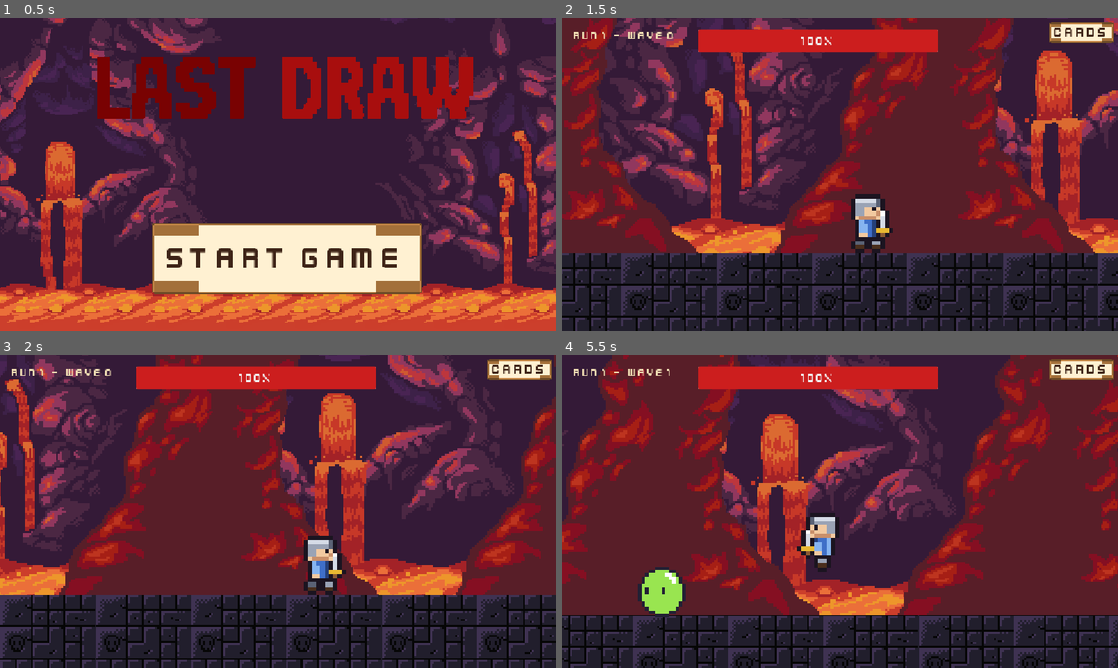
Above: before the commit, frames 1-4 (two rows, left to right).
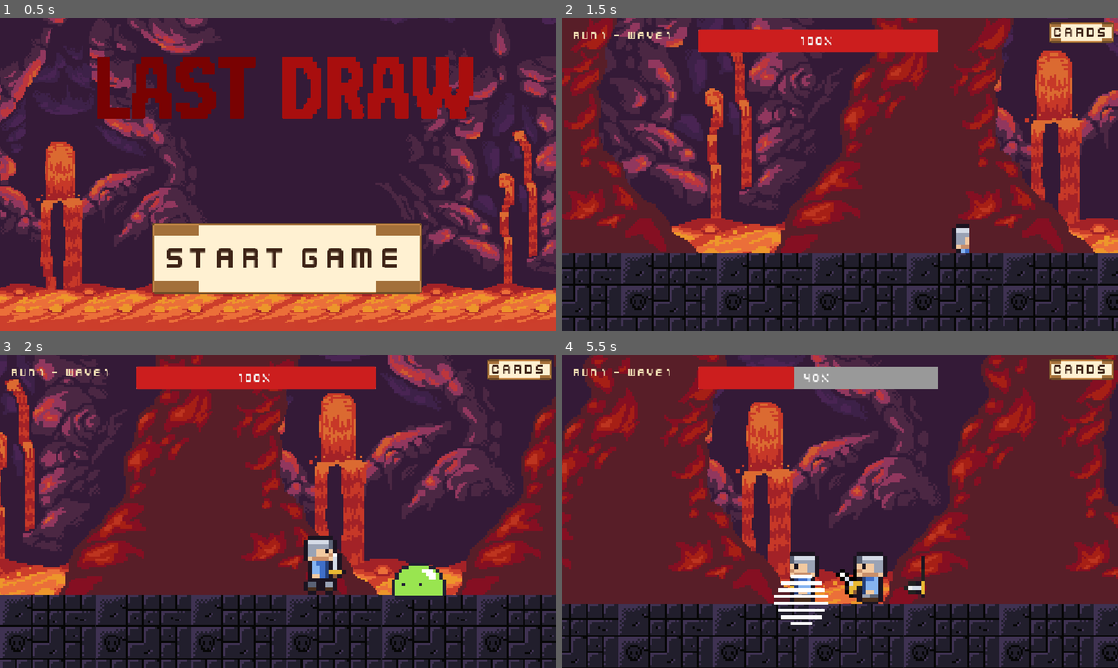
Above: after the commit, the same moments.

Repository: BillNyeFan123-creator/rebound
Game: Godot game, scene res://start_screen.tscn
The game is run twice, just before and just after one commit, with the same random seed, the same clock (stepped at 60 frames per second) and the same inputs.
Inputs (mouse positions are in pixels of both pictures, inside the frame that each line leads up to):
- Up to frame 1 (0.5 s): no input
- Up to frame 2 (1.5 s): click "Start Game" at 0.5 s; move the mouse to (962, 158) at 1.27 s; hold D (move_right) from 1.28 s (still down); tap X (attack) at 1.35 s
- Up to frame 3 (2 s): keep holding D (move_right); tap W (jump) at 1.52 s; tap Shift (dash) at 1.55 s
- Up to frame 4 (5.5 s): move the mouse to (728, 527) at 2.02 s; tap Shift (dash) at 2.1, 3.05, 3.6, 4.55, 5.1 s; tap W (jump) at 2.27, 3.77, 4.52, 5.27 s; tap X (attack) at 2.3, 2.85, 3.8, 4.35, 5.3 s; move the mouse to (895, 442) at 2.77 s; release D (move_right) at 2.78 s; hold A (move_left) 2.78-3.53 s; move the mouse to (812, 574) at 3.52 s; hold D (move_right) 3.53-5.03 s; move the mouse to (1006, 558) at 4.27 s; move the mouse to (673, 464) at 5.02 s; hold A (move_left) from 5.03 s (still down)

Frame 1 is identical in both runs. In frame 2, 1.4% of the frame differs, in the area x 18-74%, y 4-76%; in frame 3, 0.9%; in frame 4, 46%, in the area x 0-100%, y 0-100%.
Error after the commit: Parse Error: Unexpected identifier "s" in class body. (res://scripts/cardSystem/ui/CardPickUI.gd:25)

Commit message:
Knight attack animations wired: swing plays on attack, direction-aware

Diff:
--- a/scenes/player/sprite_knight.tscn
+++ b/scenes/player/sprite_knight.tscn
@@ -10,6 +10,56 @@
 [ext_resource type="Texture2D" uid="uid://dh7u6cb1j2pyc" path="res://assets/Player/Knight/walking anim/left/knight_walk_left_1.png" id="8_wl1"]
 [ext_resource type="Texture2D" uid="uid://dvqi5a2sg6qbt" path="res://assets/Player/Knight/walking anim/left/knight_walk_left_2.png" id="9_wl2"]
 [ext_resource type="Texture2D" uid="uid://copc0qqi1rbf1" path="res://assets/Player/Knight/walking anim/left/knight_walk_left_3.png" id="10_wl3"]
+[ext_resource type="Texture2D" path="res://assets/Player/Knight/attack anim/right/knightattackright.png" id="11_ar"]
+[ext_resource type="Texture2D" path="res://assets/Player/Knight/attack anim/left/knightattackleft.png" id="12_al"]
+
+[sub_resource type="AtlasTexture" id="at_ar_0"]
+atlas = ExtResource("11_ar")
+region = Rect2(0, 0, 32, 32)
+
+[sub_resource type="AtlasTexture" id="at_ar_1"]
+atlas = ExtResource("11_ar")
+region = Rect2(32, 0, 32, 32)
+
+[sub_resource type="AtlasTexture" id="at_ar_2"]
+atlas = ExtResource("11_ar")
+region = Rect2(64, 0, 32, 32)
+
+[sub_resource type="AtlasTexture" id="at_ar_3"]
+atlas = ExtResource("11_ar")
+region = Rect2(96, 0, 32, 32)
+
+[sub_resource type="AtlasTexture" id="at_ar_4"]
+atlas = ExtResource("11_ar")
+region = Rect2(128, 0, 32, 32)
+
+[sub_resource type="AtlasTexture" id="at_ar_5"]
+atlas = ExtResource("11_ar")
+region = Rect2(160, 0, 32, 32)
+
+[sub_resource type="AtlasTexture" id="at_al_0"]
+atlas = ExtResource("12_al")
+region = Rect2(0, 0, 32, 32)
+
+[sub_resource type="AtlasTexture" id="at_al_1"]
+atlas = ExtResource("12_al")
+region = Rect2(32, 0, 32, 32)
+
+[sub_resource type="AtlasTexture" id="at_al_2"]
+atlas = ExtResource("12_al")
+region = Rect2(64, 0, 32, 32)
+
+[sub_resource type="AtlasTexture" id="at_al_3"]
+atlas = ExtResource("12_al")
+region = Rect2(96, 0, 32, 32)
+
+[sub_resource type="AtlasTexture" id="at_al_4"]
+atlas = ExtResource("12_al")
+region = Rect2(128, 0, 32, 32)
+
+[sub_resource type="AtlasTexture" id="at_al_5"]
+atlas = ExtResource("12_al")
+region = Rect2(160, 0, 32, 32)
 
 [sub_resource type="SpriteFrames" id="SpriteFrames_vrxvm"]
 animations = [{
@@ -57,6 +107,52 @@
 "loop": 1,
 "name": &"knight walk right",
 "speed": 8.0
+}, {
+"frames": [{
+"duration": 1.0,
+"texture": SubResource("at_ar_0")
+}, {
+"duration": 1.0,
+"texture": SubResource("at_ar_1")
+}, {
+"duration": 1.0,
+"texture": SubResource("at_ar_2")
+}, {
+"duration": 1.0,
+"texture": SubResource("at_ar_3")
+}, {
+"duration": 1.0,
+"texture": SubResource("at_ar_4")
+}, {
+"duration": 1.0,
+"texture": SubResource("at_ar_5")
+}],
+"loop": 0,
+"name": &"knight attack right",
+"speed": 14.0
+}, {
+"frames": [{
+"duration": 1.0,
+"texture": SubResource("at_al_0")
+}, {
+"duration": 1.0,
+"texture": SubResource("at_al_1")
+}, {
+"duration": 1.0,
+"texture": SubResource("at_al_2")
+}, {
+"duration": 1.0,
+"texture": SubResource("at_al_3")
+}, {
+"duration": 1.0,
+"texture": SubResource("at_al_4")
+}, {
+"duration": 1.0,
+"texture": SubResource("at_al_5")
+}],
+"loop": 0,
+"name": &"knight attack left",
+"speed": 14.0
 }]
 
 [node name="SpriteKnight" type="AnimatedSprite2D" unique_id=1973205071]
--- a/scripts/SpriteKnightAnimanager.gd
+++ b/scripts/SpriteKnightAnimanager.gd
@@ -1,27 +1,49 @@
 extends AnimatedSprite2D
 # Drives the knight's animations from the player's state:
-# idle <-> walk (uses the matching left/right art), plus a squash-stretch
-# dash pose since there is no dedicated dash art yet.
+# idle <-> walk (matching left/right art), one-shot attack swings, and a
+# squash-stretch dash pose (no dedicated dash art yet).
 
 const ANIM_IDLE := "knight idle"
 const ANIM_WALK_LEFT := "knight walk left"
 const ANIM_WALK_RIGHT := "knight walk right"
+const ANIM_ATTACK_LEFT := "knight attack left"
+const ANIM_ATTACK_RIGHT := "knight attack right"
 
 const DASH_STRETCH_X := 1.35
 const DASH_SQUASH_Y := 0.8
 
 var _base_scale := Vector2.ONE
+var _attacking := false
 
 
 func _ready() -> void:
 	_base_scale = scale
 	play(ANIM_IDLE)
+	var player := get_parent()
+	if player and player.has_signal("attack_started"):
+		player.attack_started.connect(_on_attack_started)
+
+
+func _on_attack_started() -> void:
+	var player := get_parent()
+	_attacking = true
+	scale = _base_scale
+	if player and player.facing >= 0.0:
+		play(ANIM_ATTACK_RIGHT)
+	else:
+		play(ANIM_ATTACK_LEFT)
 
 
 func _physics_process(_delta: float) -> void:
 	var player := get_parent() as CharacterBody2D
 	if player == null:
 		return
+
+	# Attack swing overrides everything until the animation finishes.
+	if _attacking:
+		if is_playing() and animation in [ANIM_ATTACK_LEFT, ANIM_ATTACK_RIGHT]:
+			return
+		_attacking = false
 
 	if player.dash_time > 0.0:
 		# Dash pose: stretch along the dash direction.
--- a/scripts/cardSystem/ui/CardPickUI.gd
+++ b/scripts/cardSystem/ui/CardPickUI.gd
@@ -22,7 +22,7 @@
 	for child in buttons_box.get_children():
 		child.queue_free()
 
-	$Root/Center/Box/RunInfo.text = "Run #%d ends here" % RunState.run_count
+s	$Root/Center/Box/RunInfo.text = "Run #%d ends here" % RunState.run_count
 
 	var pool := CardManager.unlocked.filter(
 		func(c: Card): return not CardManager.equipped.has(c)
--- a/scripts/player/player.gd
+++ b/scripts/player/player.gd
@@ -2,6 +2,7 @@
 
 signal health_changed(current: int, maximum: int)
 signal died
+signal attack_started
 
 const SPEED = 300.0
 const JUMP_VELOCITY = -400.0
@@ -103,6 +104,7 @@
 func _do_attack() -> void:
 	attack_cd = ATTACK_COOLDOWN * attack_cd_mult
 	Sfx.play("attack", -8.0)
+	attack_started.emit()
 	$AttackArea/CollisionShape2D.shape.radius = ATTACK_RADIUS + attack_radius_bonus
 	for body in $AttackArea.get_overlapping_bodies():
 		if body.is_in_group("enemy"):
